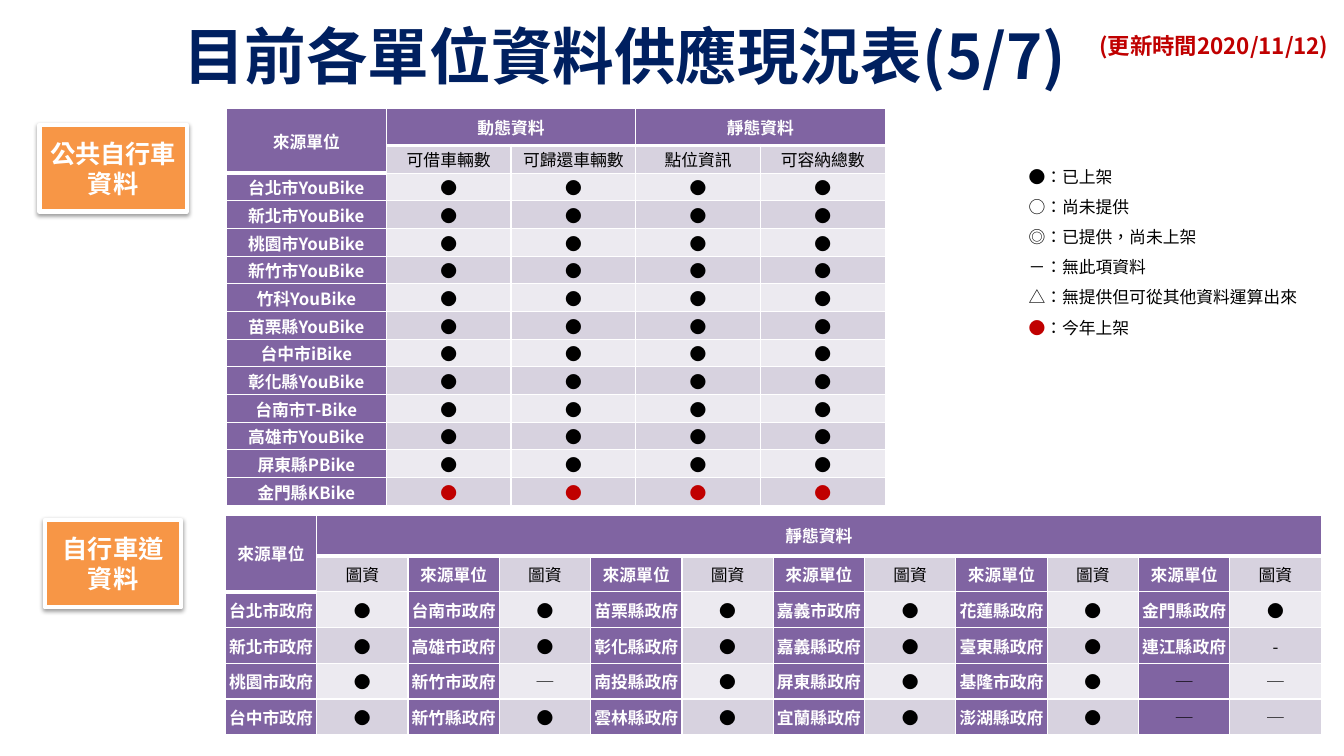
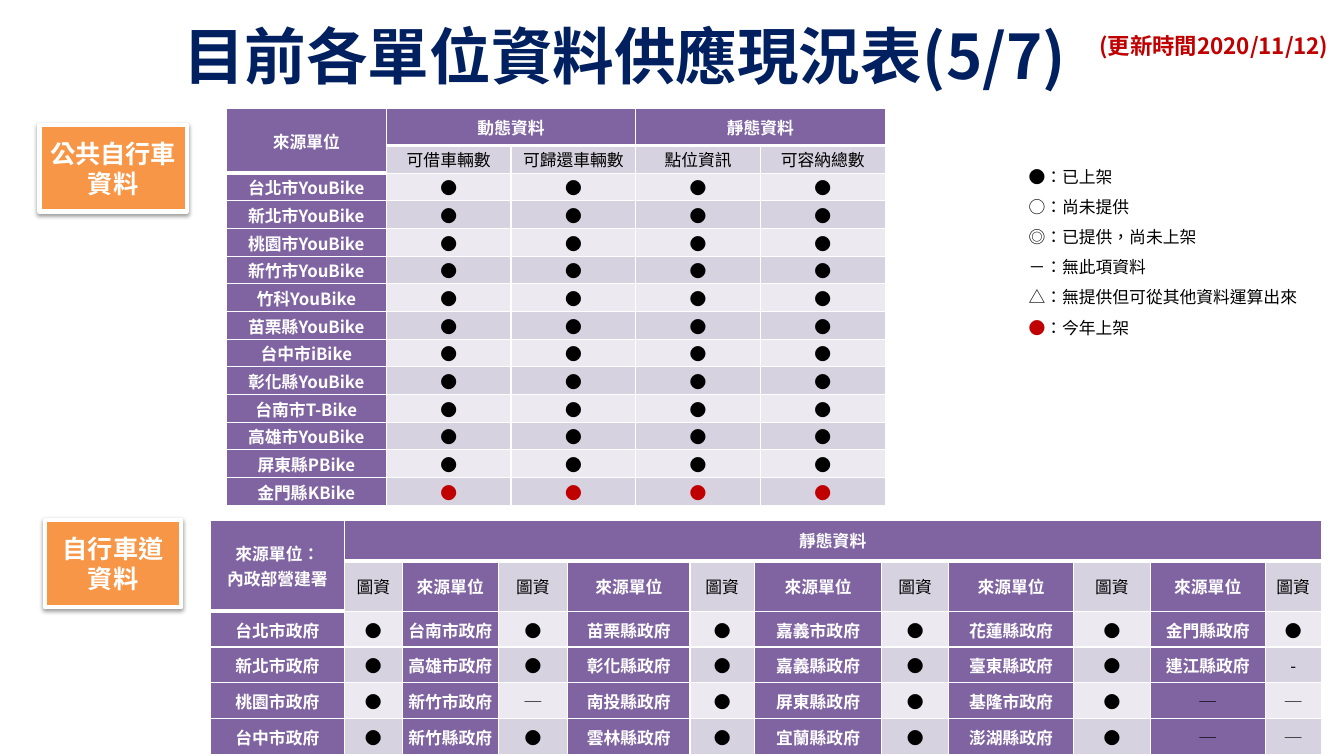
Before and after one commit to ptxmotc/data-provide-status, a slide deck: slide 5 of 各單位資料供應現況表.pptx. Drawn at 1344x756 pixels with LibreOffice and Linux fonts; fonts in the diff are those of the drawing; background and template pictures are left out. Boxes give left, top, right and bottom in pixels: in the first picture for what was removed or moved away, otherwise in the second. Text is boxed around its words. In the diff, an @@ line names an element or a change of style, - is before the commit and + after.

```diff
--- a/各單位資料供應現況表.pptx
+++ b/各單位資料供應現況表.pptx
@@ table at box(211, 520, 1322, 750) @@
-row 1, column 1: 來源單位
+row 1, column 1: 來源單位： 內政部營建署
@@ table: place and size @@
-table at box(226, 515, 1327, 735)
+table at box(211, 520, 1322, 750)
```
Also in this commit, not shown: 1 other file.
